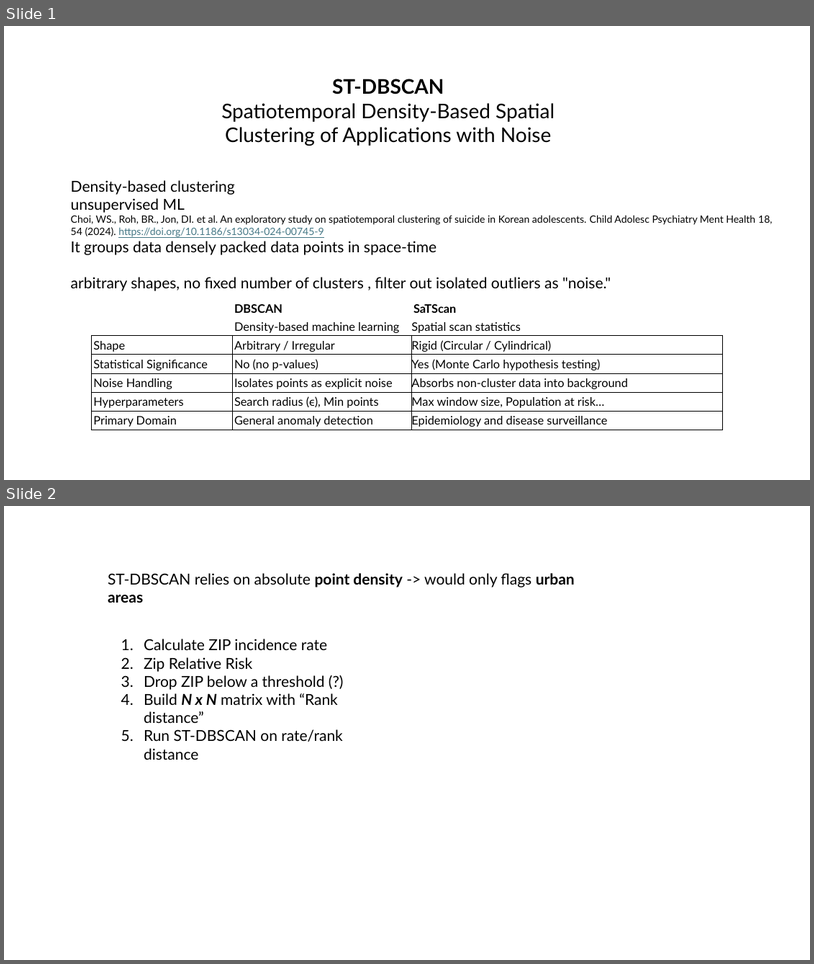
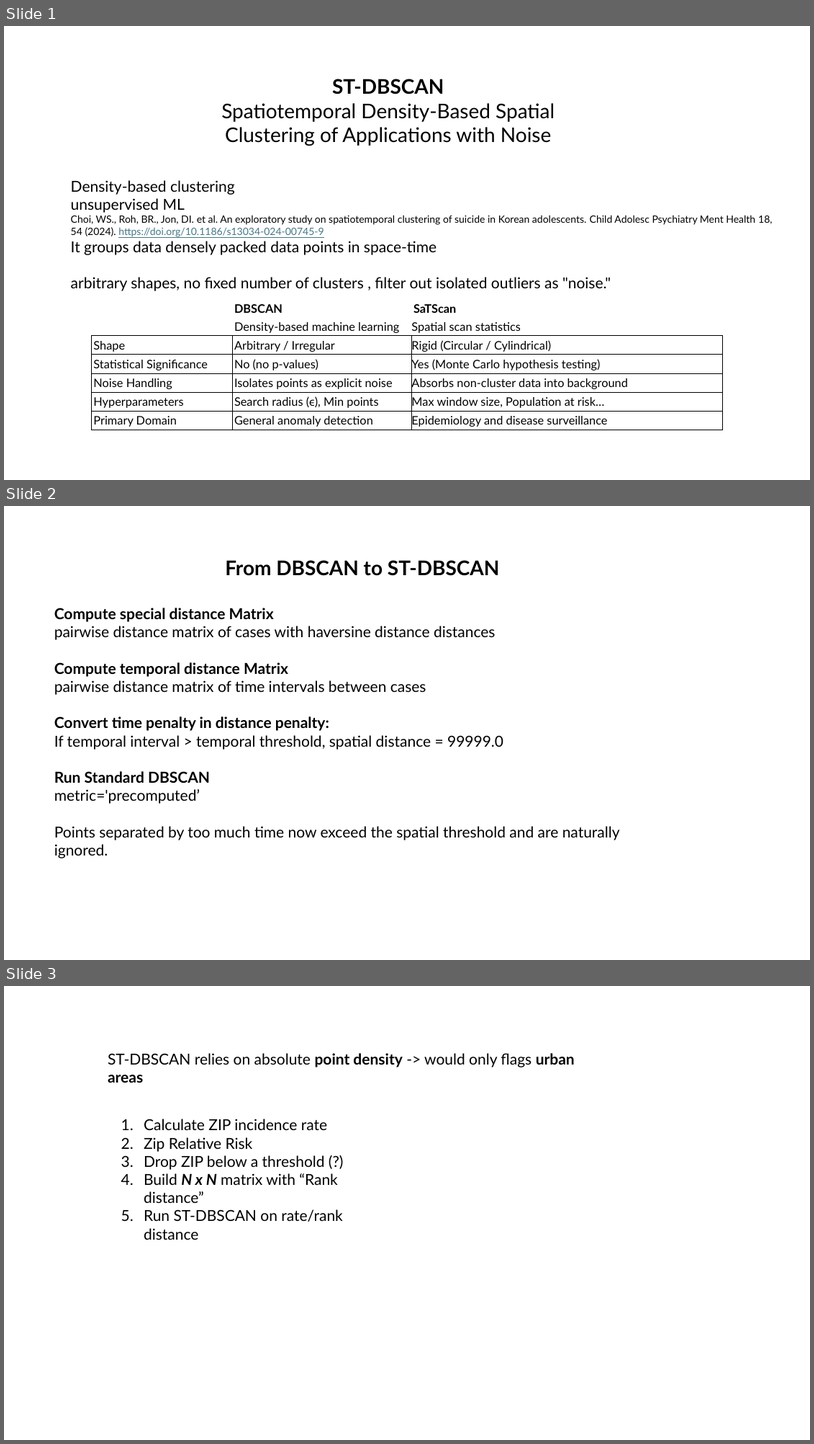
Before and after one commit to MatteoPS/suicide_forecasting, a slide deck: docs/ST-DBSCAN.pptx. Shown one above the other, each under a label of ours: slides 1 and 2 before the commit, slides 1, 2 and 3 after it. The pictures are 814x964 and 814x1444 pixels, drawn with LibreOffice and Linux fonts; fonts in the diff are those of the drawing. Boxes give left, top, right and bottom in pixels: in the first picture for what was removed or moved away, otherwise in the second. Text is boxed around its words. In the diff, an @@ line names an element or a change of style, - is before the commit and + after.

```diff
--- a/docs/ST-DBSCAN.pptx
+++ b/docs/ST-DBSCAN.pptx
@@ slide 2 added at (x1=4, y1=506, x2=810, y2=960), background #FFFFFF @@
@@ text added at (x1=225, y1=560, x2=499, y2=576), 24 pt, text #000000, bold @@
+From DBSCAN to ST-DBSCAN
@@ text added at (x1=54, y1=608, x2=620, y2=858), 18 pt, text #000000 @@
+Compute special distance Matrix
+pairwise distance matrix of cases with haversine distance distances
+Compute temporal distance Matrix
+pairwise distance matrix of time intervals between cases
+Convert time penalty in distance penalty:
+If temporal interval > temporal threshold, spatial distance = 99999.0
+Run Standard DBSCAN
+metric='precomputed’
+Points separated by too much time now exceed the spatial threshold and are naturally ignored.
@@ what was slide 2 is now slide 3 @@
```
Also in this commit, not shown: 1 other file.
